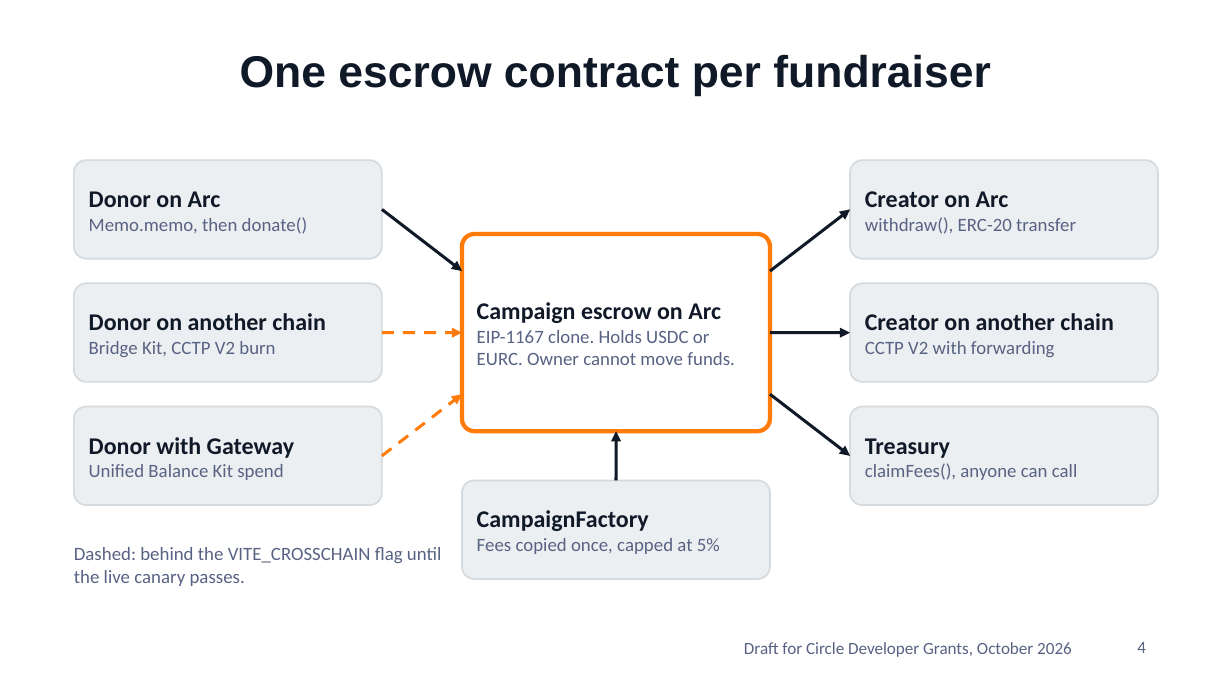
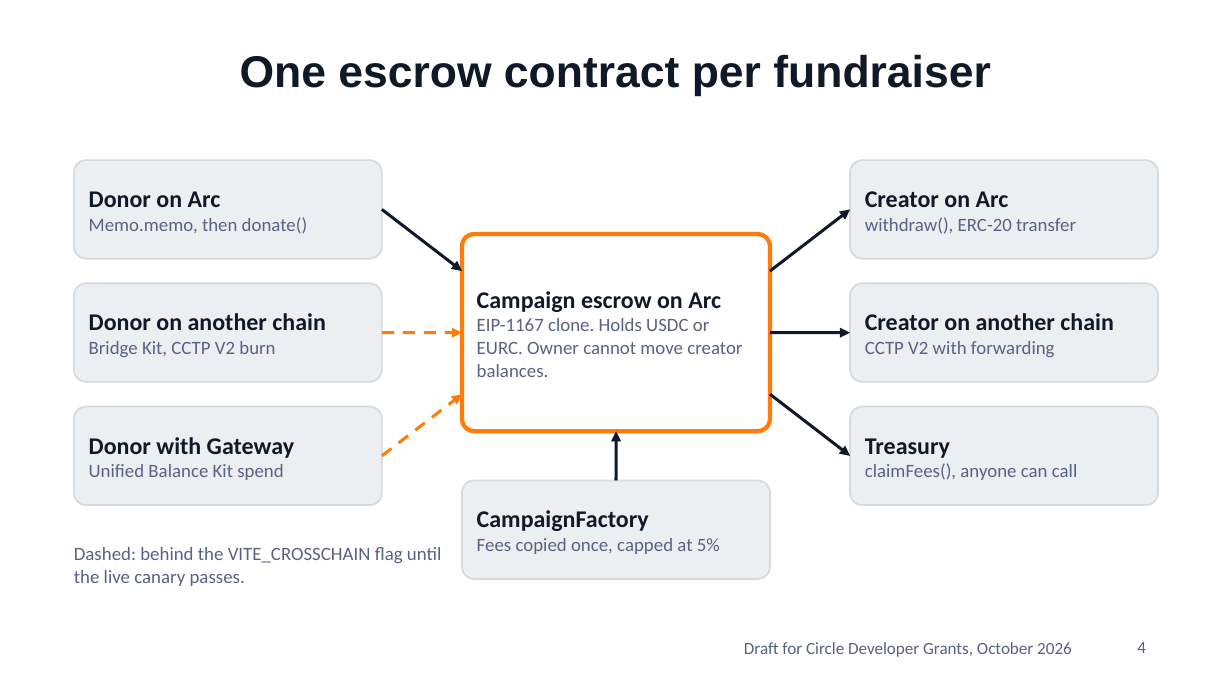
Before and after one commit to xanderslabs/Fundit, a slide deck: slide 4 of docs/fundit-pitch-deck.pptx. Drawn at 1232x693 pixels with LibreOffice and Linux fonts; fonts in the diff are those of the drawing; background and template pictures are left out. Boxes give left, top, right and bottom in pixels: in the first picture for what was removed or moved away, otherwise in the second. Text is boxed around its words. In the diff, an @@ line names an element or a change of style, - is before the commit and + after.

```diff
--- a/docs/fundit-pitch-deck.pptx
+++ b/docs/fundit-pitch-deck.pptx
@@ text at (477, 318, 742, 377): text changed @@
-EIP-1167 clone. Holds USDC or EURC. Owner cannot move funds.
+EIP-1167 clone. Holds USDC or EURC. Owner cannot move creator balances.
```
Also in this commit, not shown: 5 other slides changed, 6 other files.
